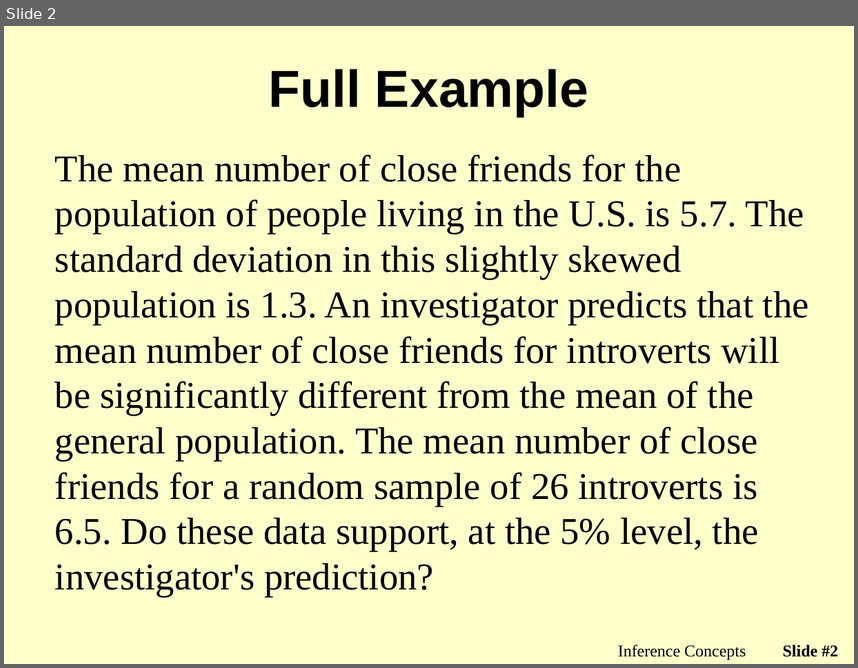
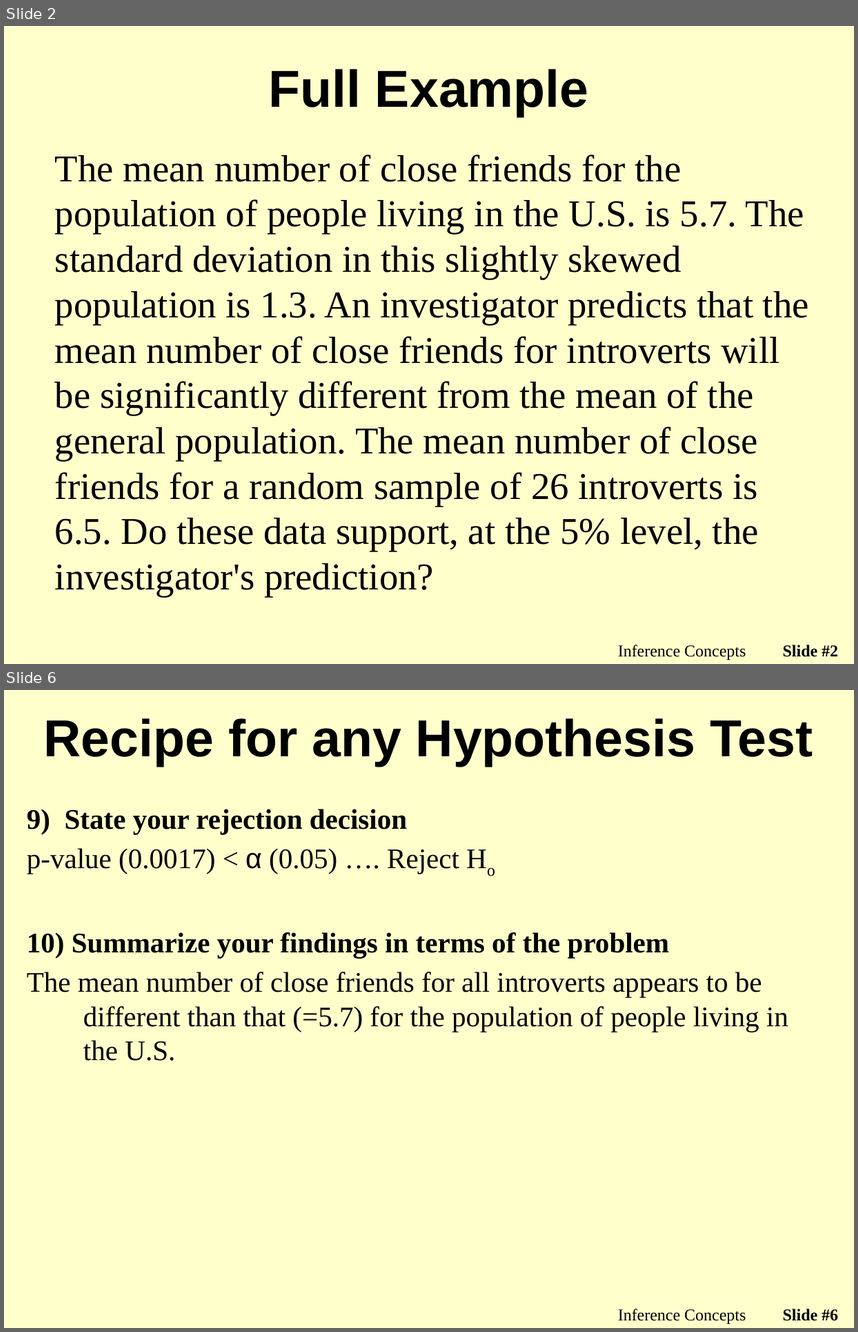
Before and after one commit to droglenc/NCMTH107, a slide deck: modules/1_Sample_Z/PPT2.pptx. Shown one above the other, each under a label of ours: slide 2 before the commit, slides 2 and 6 after it; the slides between them are not shown. The pictures are 858x668 and 858x1332 pixels, drawn with LibreOffice and Linux fonts; fonts in the diff are those of the drawing; background and template pictures are left out. Boxes give left, top, right and bottom in pixels: in the first picture for what was removed or moved away, otherwise in the second. Text is boxed around its words. In the diff, an @@ line names an element or a change of style, - is before the commit and + after.

Commit message:
More changes to z-test module

```diff
--- a/modules/1_Sample_Z/PPT2.pptx
+++ b/modules/1_Sample_Z/PPT2.pptx
@@ slide 6 added at <box>4,690,854,1328</box>, background picture (left out) @@
@@ title added at <box>44,718,813,767</box>, 44 pt, text #000000, bold @@
+Recipe for any Hypothesis Test
@@ text added at <box>27,809,789,1061</box>, 24 pt, text #000000 @@
+9) State your rejection decision
+p-value (0.0017) < α (0.05) …. Reject Ho
+10) Summarize your findings in terms of the problem
+The mean number of close friends for all introverts appears to be different than that (=5.7) for the population of people living in the U.S.
@@ text added at <box>618,1308,746,1323</box>, 14 pt, text #000000 @@
+Inference Concepts
@@ page number added at <box>783,1308,838,1321</box>, 14 pt, text #000000, bold @@
+Slide #6
```
Also in this commit, not shown: 4 other slides added, 2 other files.
